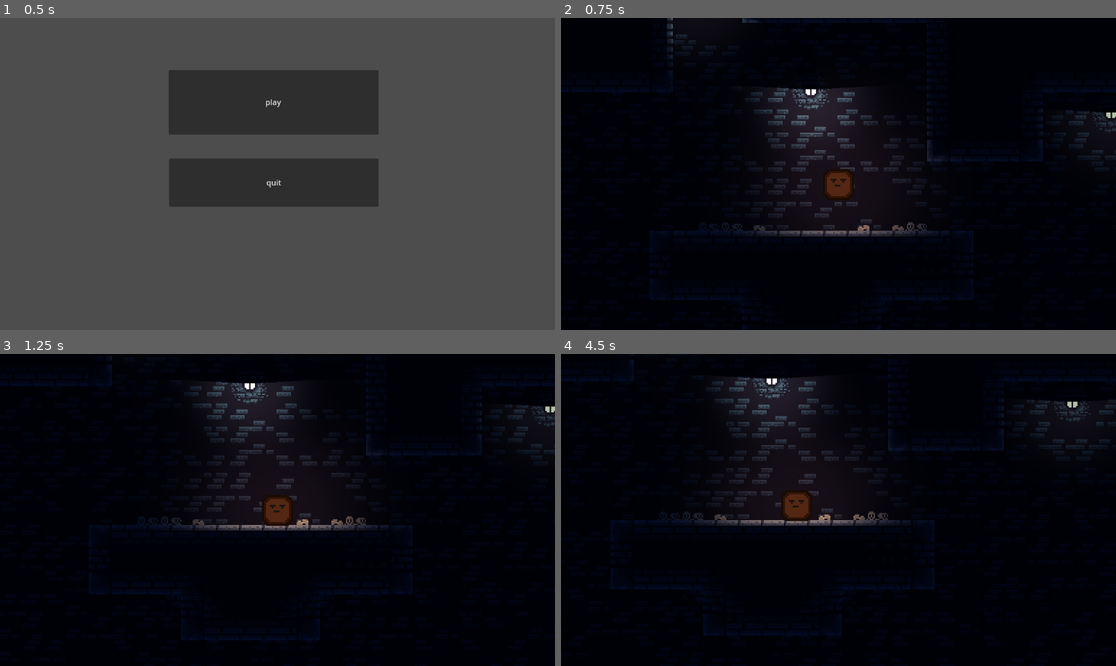
Above: before the commit, frames 1-4 (two rows, left to right).
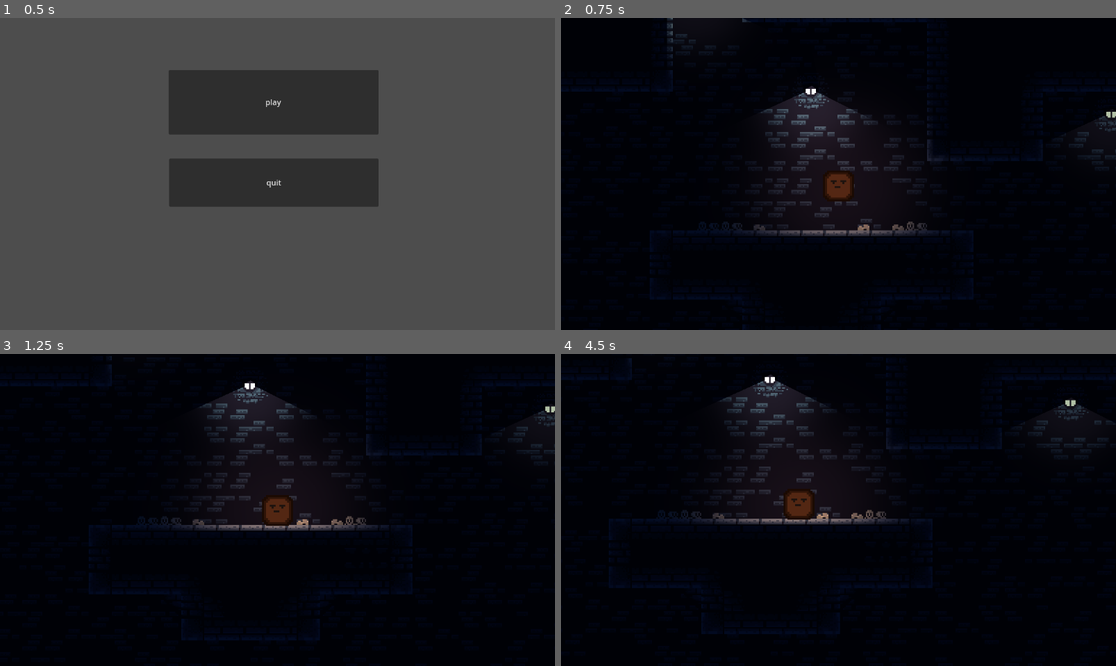
Above: after the commit, the same moments.

Repository: poormyselfx3000/hook_update_vacaitienvaithu
Game: Godot game, scene res://tscn/menu.tscn
Two runs of this game, one before a commit and one after it. Both use one fixed random seed, a clock stepped at 60 frames per second and the inputs below.
Inputs (mouse positions are in pixels of both pictures, inside the frame that each line leads up to):
- Up to frame 1 (0.5 s): no input
- Up to frame 2 (0.75 s): click "play" at 0.5 s
- Up to frame 3 (1.25 s): no input
- Up to frame 4 (4.5 s): move the mouse to (960, 494) at 1.27 s; hold Right mouse button (rightmouse) 1.28-2.03 s; click (960, 494) at 1.42 s; tap Space (jump) at 1.52, 2.27, 3.77 s; move the mouse to (727, 525) at 2.02 s; right-click (727, 525) at 2.1 s; click (727, 525) at 2.17 s; move the mouse to (894, 441) at 2.77 s; hold Right mouse button (rightmouse) 2.78-3.53 s; click (894, 441) at 2.92 s; tap Enter at 3.5 s; move the mouse to (810, 572) at 3.52 s; right-click (810, 572) at 3.6 s; click (810, 572) at 3.67 s; move the mouse to (1005, 556) at 4.27 s; hold Right mouse button (rightmouse) from 4.28 s (still down); click (1005, 556) at 4.42 s

Frame 1 is identical in both runs. In frame 2, 1.0% of the frame differs, in the area x 16-100%, y 0-84%; in frame 3, 0.6%; in frame 4, 3.0%, in the area x 0-100%, y 0-91%.

Commit message:
update movement

Diff:
--- a/Tiles/tiles.tres
+++ b/Tiles/tiles.tres
@@ -2,11 +2,11 @@
 
 [ext_resource type="Texture2D" uid="uid://baryg81jjw65k" path="res://assets/Dungeon Tile Set.png" id="2_kexqs"]
 
-[sub_resource type="OccluderPolygon2D" id="OccluderPolygon2D_ehtkc"]
-polygon = PackedVector2Array(2, 6, 2, 4, 8, 3, 8, 6)
-
-[sub_resource type="OccluderPolygon2D" id="OccluderPolygon2D_ut1f2"]
-polygon = PackedVector2Array(-8, 3, -3, 4, -3, 6, -8, 6)
+[sub_resource type="OccluderPolygon2D" id="OccluderPolygon2D_donpr"]
+polygon = PackedVector2Array(4, 8, 2, 4, 8, 4, 4, 6)
+
+[sub_resource type="OccluderPolygon2D" id="OccluderPolygon2D_tlr8m"]
+polygon = PackedVector2Array(-8, 4, -3, 4, -5, 8, -5, 6)
 
 [sub_resource type="OccluderPolygon2D" id="OccluderPolygon2D_2ff4n"]
 polygon = PackedVector2Array(-4, -4, -4, 8, 8, 8, 8, -4)
@@ -98,8 +98,8 @@
 [sub_resource type="OccluderPolygon2D" id="OccluderPolygon2D_dkyk5"]
 polygon = PackedVector2Array(-8, -8, 8, -8, 8, 8, -8, 8)
 
-[sub_resource type="OccluderPolygon2D" id="OccluderPolygon2D_8oqj2"]
-polygon = PackedVector2Array(-6, -8, 4, -8, 8, -8, 8, 6)
+[sub_resource type="OccluderPolygon2D" id="OccluderPolygon2D_g5vp0"]
+polygon = PackedVector2Array(-1, -8, 4, -8, 8, -8, 8, 1)
 
 [sub_resource type="OccluderPolygon2D" id="OccluderPolygon2D_xhk8r"]
 polygon = PackedVector2Array(-8, -6, -4, -6, -4, -1, 1, -1, 1, 4, 5, 4, 6, 4, 6, 8, -8, 8)
@@ -116,8 +116,8 @@
 [sub_resource type="OccluderPolygon2D" id="OccluderPolygon2D_frq56"]
 polygon = PackedVector2Array(-8, -8, 8, -8, 8, 8, -8, 8)
 
-[sub_resource type="OccluderPolygon2D" id="OccluderPolygon2D_cqhvb"]
-polygon = PackedVector2Array(6, -8, -8, 6, -8, -8)
+[sub_resource type="OccluderPolygon2D" id="OccluderPolygon2D_cgrf7"]
+polygon = PackedVector2Array(2, -8, -8, 2, -8, -8)
 
 [sub_resource type="TileSetAtlasSource" id="TileSetAtlasSource_t7ah6"]
 texture = ExtResource("2_kexqs")
@@ -167,10 +167,10 @@
 3:5/0/occlusion_layer_0/polygon = SubResource("OccluderPolygon2D_rmkkb")
 3:5/0/physics_layer_0/polygon_0/points = PackedVector2Array(-8.125, -8, 8, -7.875, 7.875, 8, -8, 7.875)
 5:5/0 = 0
-5:5/0/occlusion_layer_0/polygon = SubResource("OccluderPolygon2D_8oqj2")
+5:5/0/occlusion_layer_0/polygon = SubResource("OccluderPolygon2D_g5vp0")
 5:5/0/physics_layer_0/polygon_0/points = PackedVector2Array(-8, -8.125, 8, -8, 8, 8)
 6:5/0 = 0
-6:5/0/occlusion_layer_0/polygon = SubResource("OccluderPolygon2D_cqhvb")
+6:5/0/occlusion_layer_0/polygon = SubResource("OccluderPolygon2D_cgrf7")
 6:5/0/physics_layer_0/polygon_0/points = PackedVector2Array(-8, -8.125, 8, -8, -8, 8)
 1:6/0 = 0
 1:6/0/occlusion_layer_0/polygon = SubResource("OccluderPolygon2D_ct7yx")
@@ -294,12 +294,12 @@
 9:3/0 = 0
 9:4/0 = 0
 10:1/0 = 0
-10:1/0/occlusion_layer_0/polygon = SubResource("OccluderPolygon2D_ehtkc")
+10:1/0/occlusion_layer_0/polygon = SubResource("OccluderPolygon2D_donpr")
 10:2/0 = 0
 10:3/0 = 0
 10:4/0 = 0
 11:1/0 = 0
-11:1/0/occlusion_layer_0/polygon = SubResource("OccluderPolygon2D_ut1f2")
+11:1/0/occlusion_layer_0/polygon = SubResource("OccluderPolygon2D_tlr8m")
 11:2/0 = 0
 11:3/0 = 0
 11:4/0 = 0
--- a/scripts/Player.gd
+++ b/scripts/Player.gd
@@ -6,7 +6,7 @@
 const JUMP_FORCE = 1000			# Force applied on jumping
 const GRAVITY = 60				# Gravity applied every second
 const MAX_SPEED = 2000			# Maximum speed the player is allowed to move
-const FRICTION_AIR = 0.92		# The friction while airborne
+const FRICTION_AIR = 0.95		# The friction while airborne
 const FRICTION_GROUND = 0.85	# The friction while on the ground
 const CHAIN_PULL = 100
 
@@ -89,4 +89,3 @@
 
 func restartgame():
 	get_tree().reload_current_scene()
-	get_tree().change_scene_to_file("res://menu.tscn")
